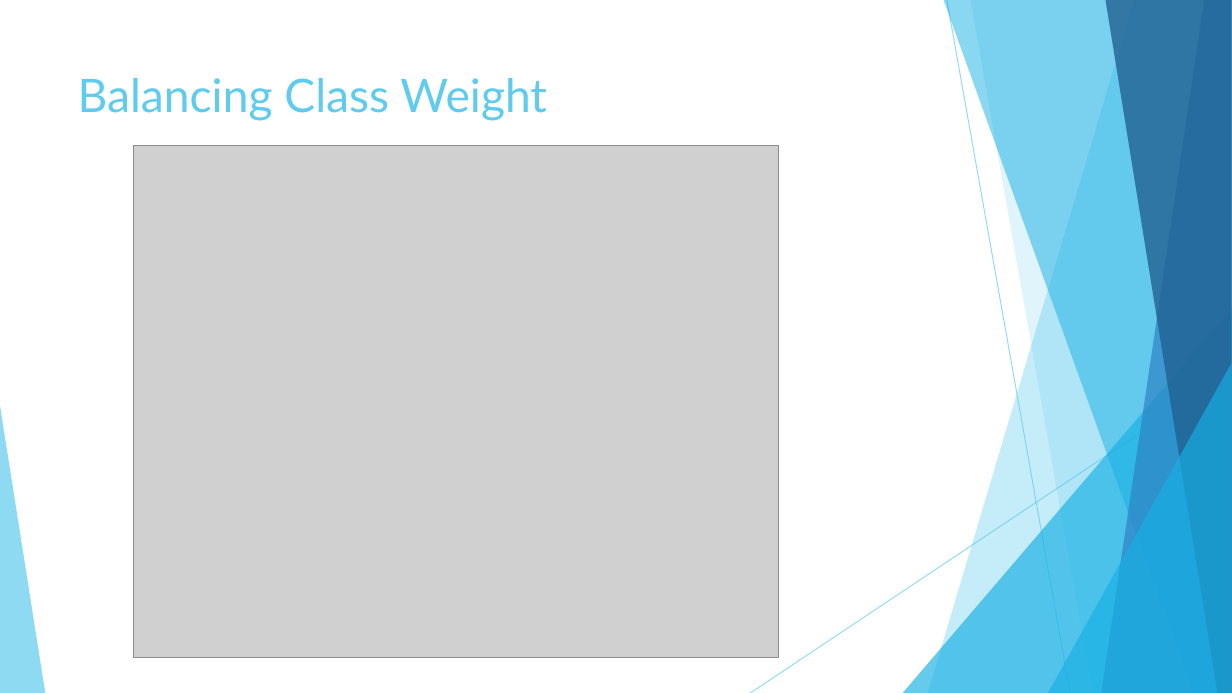
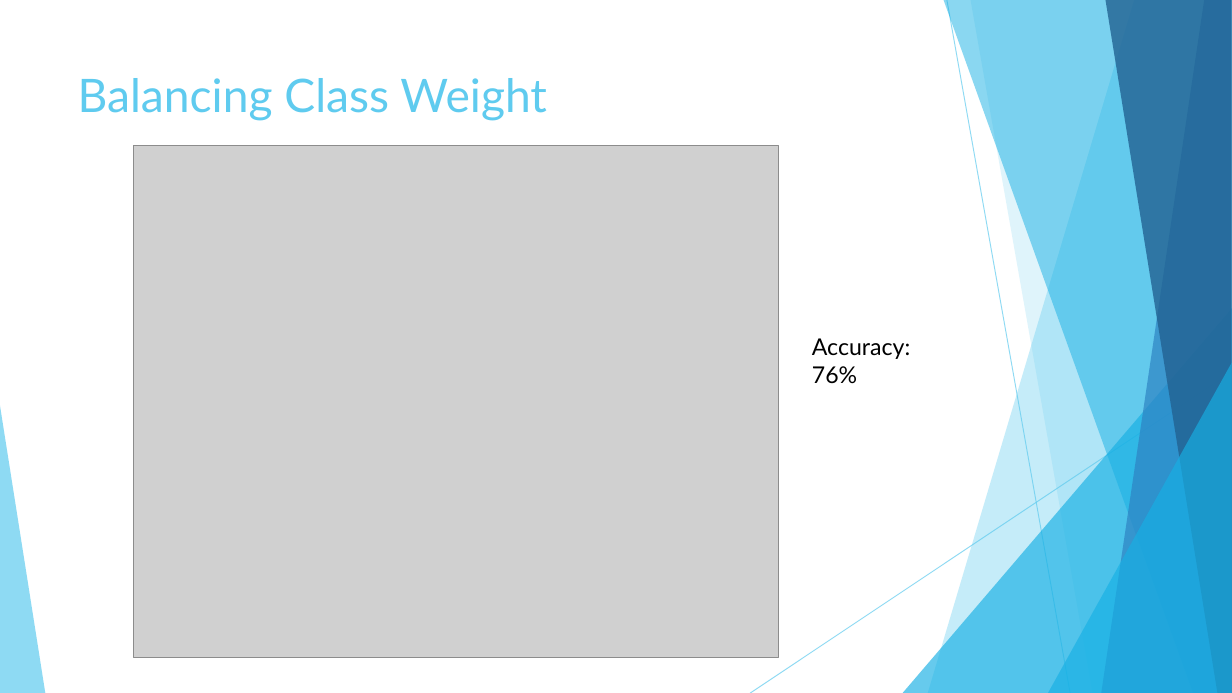
Before and after one commit to daniasalman6/Project-Data-Mining, a slide deck: slide 10 of Presentation/Final_Presentation.pptx (slide 9 before the commit). Drawn at 1232x693 pixels with LibreOffice and Linux fonts; fonts in the diff are those of the drawing; grey boxes stand for pictures. Boxes give left, top, right and bottom in pixels: in the first picture for what was removed or moved away, otherwise in the second. Text is boxed around its words. In the diff, an @@ line names an element or a change of style, - is before the commit and + after.

```diff
--- a/Presentation/Final_Presentation.pptx
+++ b/Presentation/Final_Presentation.pptx
@@ text added at (x1=812, y1=338, x2=910, y2=384), 18 pt, text #000000 @@
+Accuracy: 76%
```
Also in this commit, not shown: 3 other slides changed.
